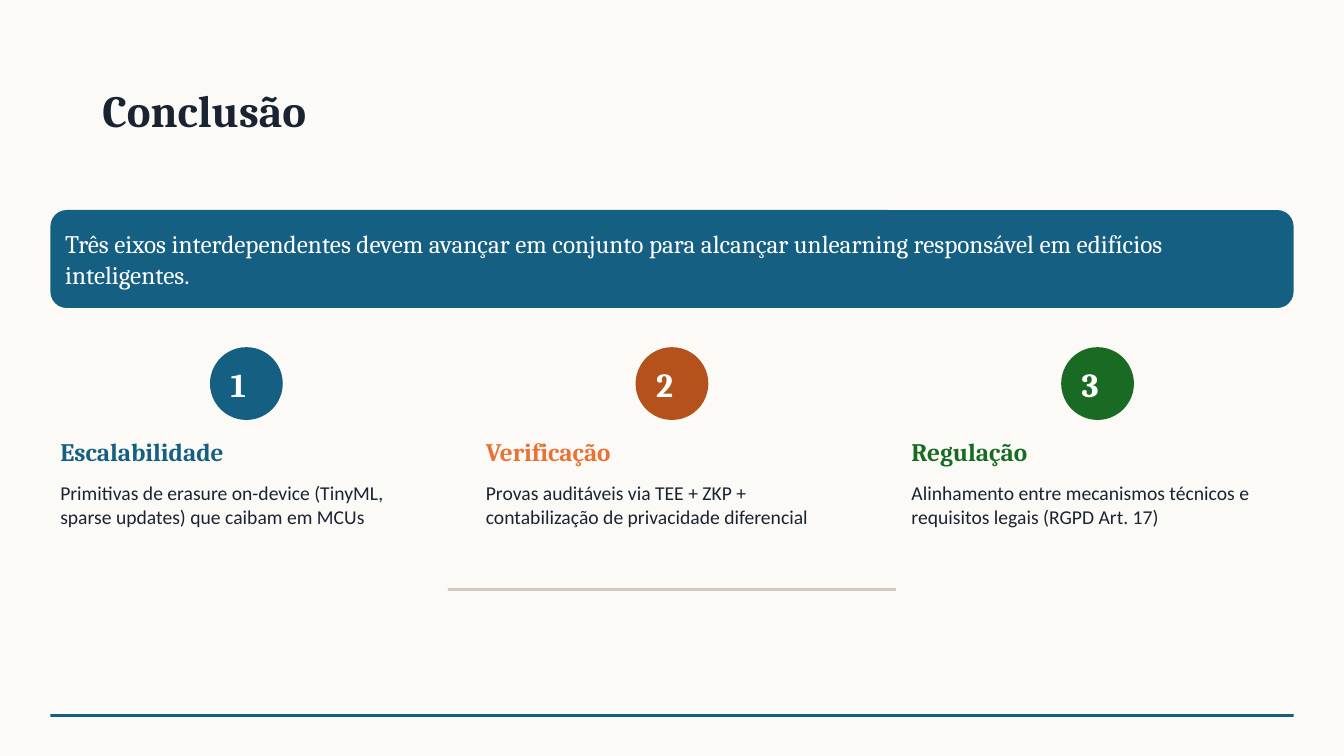
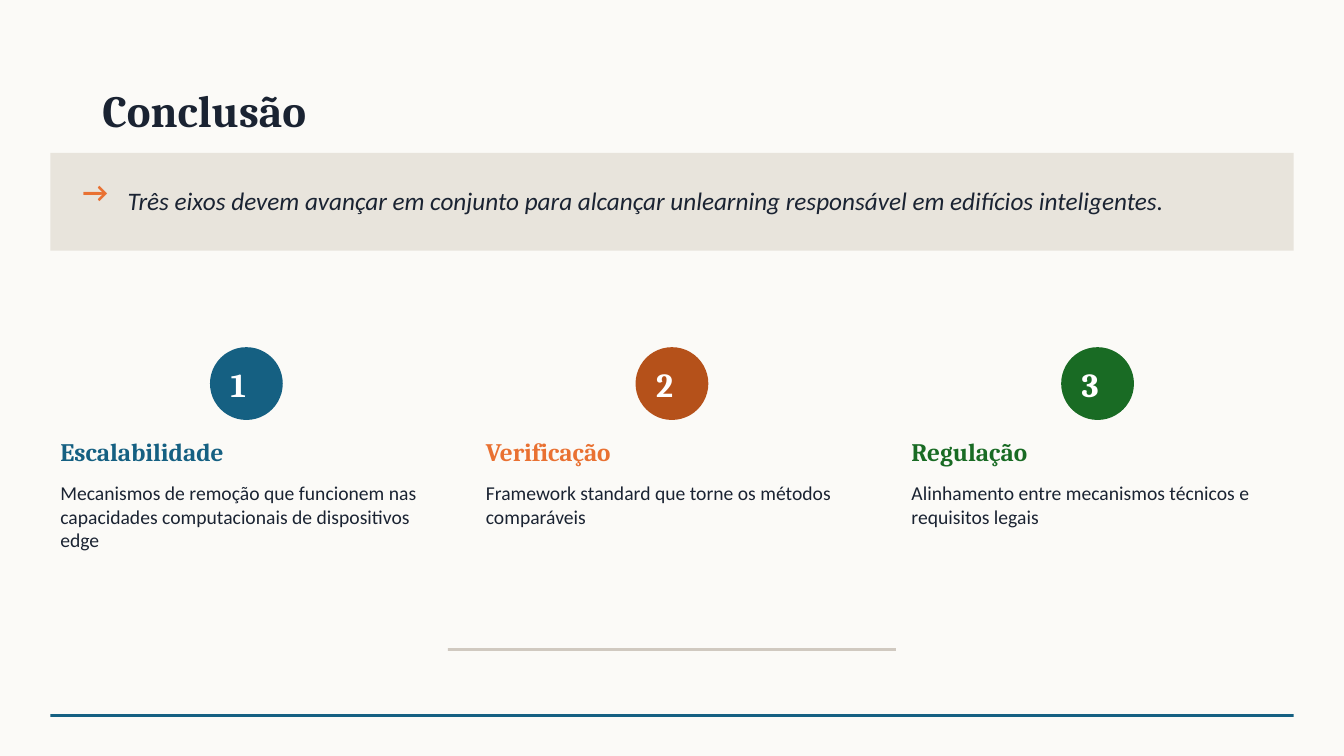
Before and after one commit to rafaeldpsilva/sa4cps-vault, a slide deck: slide 11 of Entregas PhD/machine-unlearning.pptx (slide 10 before the commit). Drawn at 1344x756 pixels with LibreOffice and Linux fonts; fonts in the diff are those of the drawing. Boxes give left, top, right and bottom in pixels: in the first picture for what was removed or moved away, otherwise in the second. Text is boxed around its words. In the diff, an @@ line names an element or a change of style, - is before the commit and + after.

```diff
--- a/Entregas PhD/machine-unlearning.pptx
+++ b/Entregas PhD/machine-unlearning.pptx
@@ rectangle added at box(50, 153, 1294, 251), fill #E8E4DC @@
@@ text added at box(73, 169, 117, 214), 20 pt, text #E97132, bold @@
+→
@@ text "Três eixos devem avançar em ...": place and size @@
-text "Três eixos devem avançar em ..." at box(50, 210, 1294, 308)
+text "Três eixos devem avançar em ..." at box(128, 192, 1163, 215)
@@ text "Três eixos devem avançar em ..." at box(128, 192, 1163, 215): fill #156082 to none @@
@@ text at box(128, 192, 1163, 215): text changed; font Cambria to Calibri; text colour #FFFFFF to #1A2332; italic on @@
-Três eixos interdependentes devem avançar em conjunto para alcançar unlearning responsável em edifícios inteligentes.
+Três eixos devem avançar em conjunto para alcançar unlearning responsável em edifícios inteligentes.
@@ text at box(60, 486, 416, 551): text changed @@
-Primitivas de erasure on-device (TinyML, sparse updates) que caibam em MCUs
+Mecanismos de remoção que funcionem nas capacidades computacionais de dispositivos edge
@@ text at box(486, 486, 830, 527): text changed @@
-Provas auditáveis via TEE + ZKP + contabilização de privacidade diferencial
+Framework standard que torne os métodos comparáveis
@@ text at box(911, 486, 1249, 528): text changed @@
-Alinhamento entre mecanismos técnicos e requisitos legais (RGPD Art. 17)
+Alinhamento entre mecanismos técnicos e requisitos legais
@@ rectangle: place and size @@
-rectangle at box(448, 588, 895, 591)
+rectangle at box(448, 648, 895, 651)
```
Also in this commit, not shown: 1 other slide changed, 2 slides added, 1 slide removed, 1 other file.
